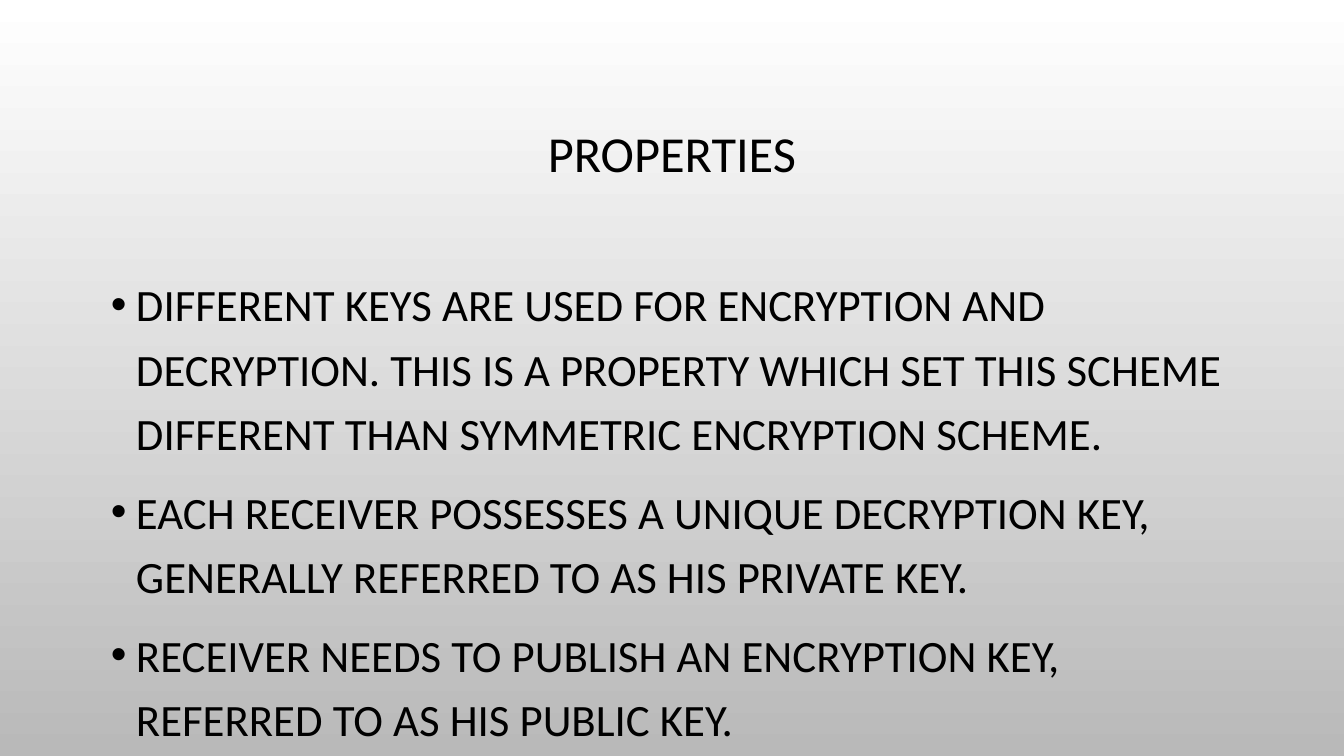
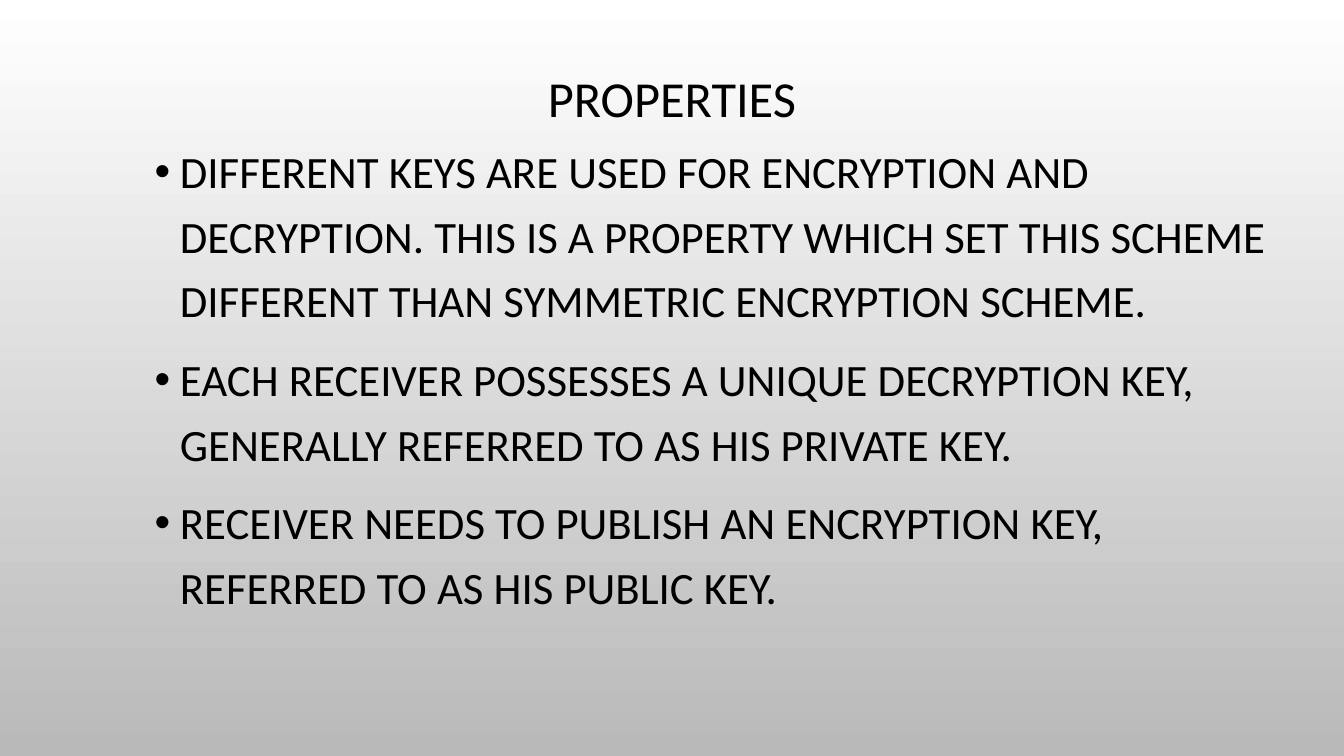
Before and after one commit to Rokari-19/the-level-of-shege, a slide deck: slide 5 of 300lv notes /cyb303/CYB 303 lect 2.pptx. Drawn at 1344x756 pixels with LibreOffice and Linux fonts; fonts in the diff are those of the drawing; background and template pictures are left out. Boxes give left, top, right and bottom in pixels: in the first picture for what was removed or moved away, otherwise in the second. Text is boxed around its words. In the diff, an @@ line names an element or a change of style, - is before the commit and + after.

```diff
--- a/300lv notes /cyb303/CYB 303 lect 2.pptx
+++ b/300lv notes /cyb303/CYB 303 lect 2.pptx
@@ title "PROPERTIES" moved from (x1=548, y1=139, x2=796, y2=173) to (x1=548, y1=84, x2=796, y2=118) @@
@@ text "DIFFERENT KEYS ARE USED FOR ..." moved from (x1=136, y1=292, x2=1221, y2=737) to (x1=180, y1=159, x2=1265, y2=605) @@
```
Also in this commit, not shown: 2 other slides changed, 11 other files.
